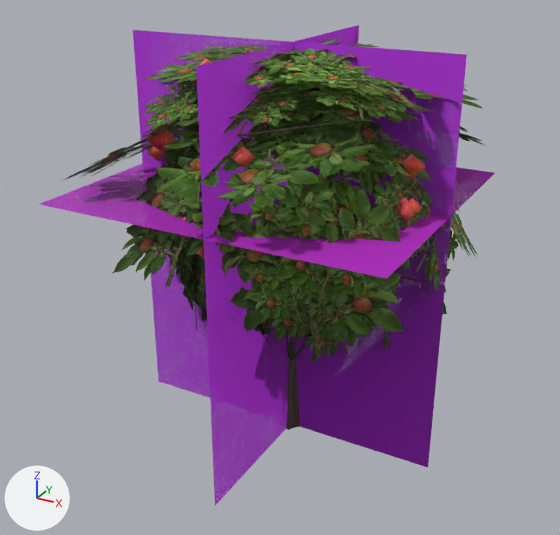
A saved change to the glTF model data/models/board/vegetation/orchard-upright.glb.
Before and after are seen from a 50 mm lens placed at (24.6, -46.6, 36.9), pointed at (-0.8, -0.4, 13.8). The axes (+X, +Y, +Z) are drawn at lower left. The lights are the same throughout. The first picture is the older version. Where no turn or scale is listed for an object, it has been applied to the vertices. Vertices at exactly the same position are counted once.

The first picture shows 'orchard-upright-lod0.001', 'orchard-upright-lod1.001', 'orchard-upright-lod2.001', 'orchard-upright-lod3.001'.
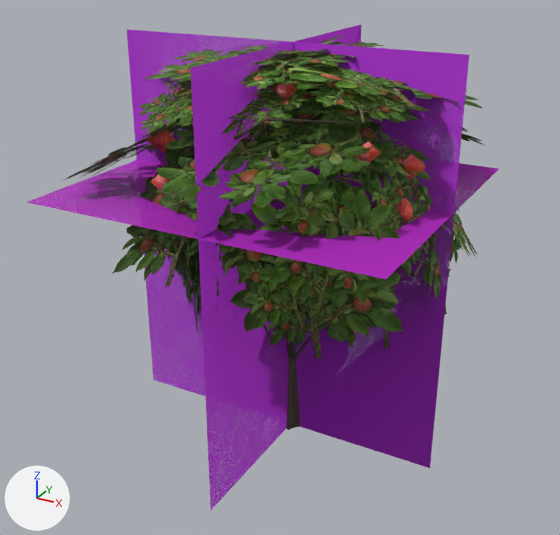
Pixel boxes [x1, y1, x2, y2] of what changed, in the pictures (560 x 535 px):
'orchard-upright-lod3.001', mesh rescaled
    before: [39, 25, 495, 505]
    after: [27, 24, 499, 510]
'orchard-upright-lod0.001', reshaped
    before: [144, 43, 459, 428]
    after: [140, 41, 461, 428]
part 1 of me_orchard_upright_lod0, rebuilt (21% taller)
    before: [237, 119, 363, 137]
    after: [234, 118, 364, 140]
part 2 of me_orchard_upright_lod0, deleted (green)
    before: [144, 43, 459, 363]
part 3 of me_orchard_upright_lod0, built on
    before: [171, 87, 425, 322]
    after: [140, 41, 461, 348]
part 4 of me_orchard_upright_lod1, rebuilt (not visible before)
    after: [187, 234, 237, 321]
part 5 of me_orchard_upright_lod1, rebuilt (mostly hidden before)
    before: [187, 246, 238, 318]
    after: [181, 243, 200, 314]
part 6 of me_orchard_upright_lod1, rebuilt (mostly hidden)
    before: [183, 243, 214, 323]
    after: [185, 265, 200, 288]
part 7 of me_orchard_upright_lod1, rebuilt
    before: [224, 278, 276, 354]
    after: [233, 261, 270, 336]
part 8 of me_orchard_upright_lod1, deleted (mostly hidden)
    before: [174, 236, 254, 340]

What changed in the scene script:
```text
Change me_orchard_upright_lod0:
    used by ob_orchard_upright_lod0_001; location = (0.0, 0.0, 0.0)
    remove me_orchard_upright_lod0.from_pydata(...)  # 738 vertices, 578 faces; spans x -13.3..11.6, y -11.2..10.8, z 0.0..30.0
    add me_orchard_upright_lod0.from_pydata(...)  # 675 vertices, 632 faces; spans x -13.8..11.8, y -11.7..11.3, z 0.0..30.0
    me_orchard_upright_lod0 part 1: the loose piece of 6 vertices spanning x 1.1..7.7, y -9.0..-6.2, z 25.8..27.0 is rebuilt with 9 vertices and now spans x 1.1..7.9, y -9.5..-6.5, z 25.6..27.0
    me_orchard_upright_lod0 part 2: 127 loose pieces with 574 vertices, spanning x -13.3..11.6, y -10.9..10.8, z 9.0..30.0, are deleted
    me_orchard_upright_lod0 part 3: 3 vertices moved within x -4.9..5.4, y -3.8..-2.7, z 12.4..12.8; 59 vertices removed from x -12.4..10.9, y -11.2..4.8, z 12.5..28.1; 552 vertices added at x -13.8..11.8, y -11.7..11.3, z 10.2..30.0
    other edits to the shape of me_orchard_upright_lod0 do not show in these pictures
Change me_orchard_upright_lod1:
    used by ob_orchard_upright_lod1_001; location = (0.0, 0.0, 0.0)
    remove me_orchard_upright_lod1.from_pydata(...)  # 248 vertices, 220 faces; spans x -12.4..12.6, y -10.5..12.2, z 0.0..30.0
    add me_orchard_upright_lod1.from_pydata(...)  # 254 vertices, 232 faces; spans x -12.4..12.6, y -10.5..12.2, z 0.0..30.0
    me_orchard_upright_lod1 part 4: the loose piece of 4 vertices spanning x -6.1..-1.0, y -6.3..5.9, z 9.7..20.8 is rebuilt with 4 vertices and now spans x -6.7..-1.8, y -8.4..2.5, z 9.6..20.9
    me_orchard_upright_lod1 part 5: the loose piece of 4 vertices spanning x -8.0..-3.1, y -7.0..7.1, z 6.8..20.2 is rebuilt with 4 vertices and now spans x -8.3..-5.2, y -7.5..4.6, z 8.5..21.0
    me_orchard_upright_lod1 part 6: the loose piece of 4 vertices spanning x -8.6..-4.9, y -7.7..4.9, z 6.5..19.1 is rebuilt with 4 vertices and now spans x -6.6..-4.5, y -6.9..7.0, z 8.2..22.3
    me_orchard_upright_lod1 part 7: the loose piece of 4 vertices spanning x -7.9..2.8, y -9.7..1.1, z 8.2..18.0 is rebuilt with 4 vertices and now spans x -7.4..2.3, y -9.1..0.5, z 9.7..20.2
    me_orchard_upright_lod1 part 8: the loose piece of 4 vertices spanning x -7.6..-0.9, y -8.7..2.8, z 8.5..18.5 is deleted
    other edits to the shape of me_orchard_upright_lod1 do not show in these pictures
Change me_orchard_upright_lod3:
    used by ob_orchard_upright_lod3_001; location = (0.0, 0.0, 0.0)
    remove me_orchard_upright_lod3.from_pydata(...)  # 12 vertices, 6 faces; spans x -13.3..11.6, y -11.2..10.8, z 0.0..30.0
    add me_orchard_upright_lod3.from_pydata(...)  # 12 vertices, 6 faces; spans x -13.8..11.8, y -11.7..11.3, z 0.0..30.0
    me_orchard_upright_lod3 part 9: the whole mesh is scaled about its middle by (1.03, 1.05, 1), then moved by (-0.1, 0.0, 0.1)
```
